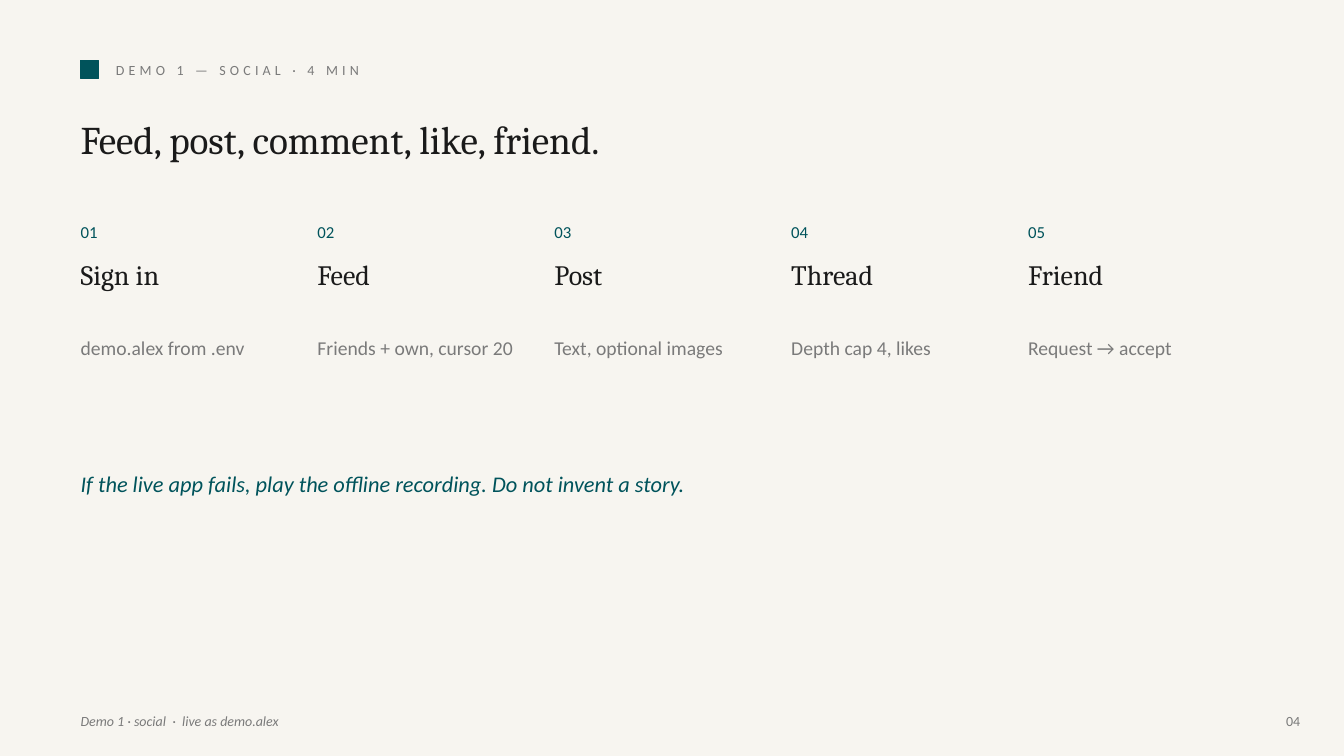
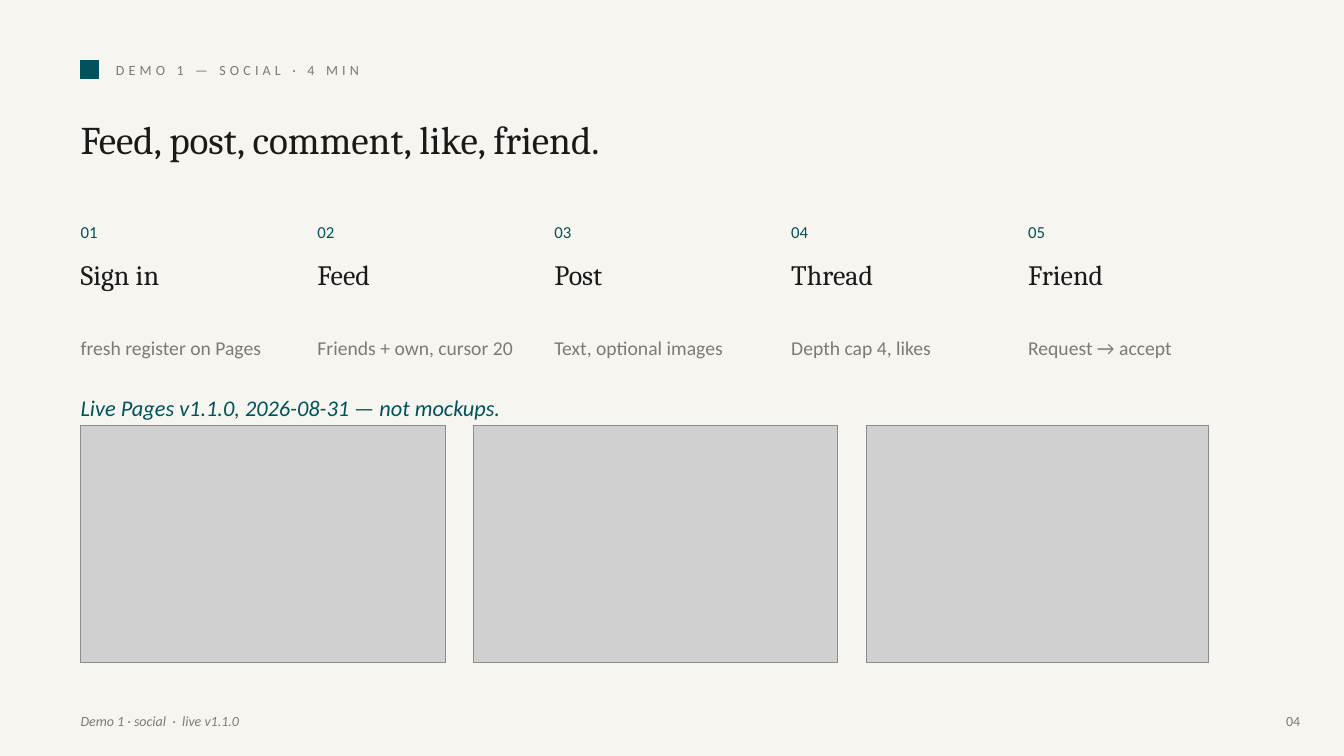
Before and after one commit to Projet-de-compensation-2025-2026/gym-buddy-documentation, a slide deck: slide 4 of 99-Academic-deliverables/Gym-Buddies-defense.pptx. Drawn at 1344x756 pixels with LibreOffice and Linux fonts; fonts in the diff are those of the drawing; grey boxes stand for pictures. Boxes give left, top, right and bottom in pixels: in the first picture for what was removed or moved away, otherwise in the second. Text is boxed around its words. In the diff, an @@ line names an element or a change of style, - is before the commit and + after.

Commit message:
docs(#71): capture live v1.1.0 screenshots for the academic pack
Fold Pages v1.1.0 member shots 1-14, wiki Mermaid 17-18, and VPS
health 19 into the report PDF and defense deck. Admin 15-16 stay
blocked on staff bootstrap (#78). Cookie line matches live
SameSite=None; Partitioned.

Refs: Projet-de-compensation-2025-2026/gym-buddy-documentation#71

```diff
--- a/99-Academic-deliverables/Gym-Buddies-defense.pptx
+++ b/99-Academic-deliverables/Gym-Buddies-defense.pptx
@@ text at (x1=81, y1=341, x2=261, y2=359): text changed @@
-demo.alex from .env
+fresh register on Pages
@@ text at (x1=81, y1=400, x2=500, y2=420): text changed @@
-If the live app fails, play the offline recording. Do not invent a story.
+Live Pages v1.1.0, 2026-08-31 — not mockups.
@@ picture added at (x1=81, y1=425, x2=446, y2=662) @@
@@ picture added at (x1=474, y1=425, x2=838, y2=662) @@
@@ picture added at (x1=867, y1=425, x2=1209, y2=662) @@
@@ text at (x1=81, y1=716, x2=239, y2=726): text changed @@
-Demo 1 · social · live as demo.alex
+Demo 1 · social · live v1.1.0
```
Also in this commit, not shown: 5 other slides changed, 35 other files.
